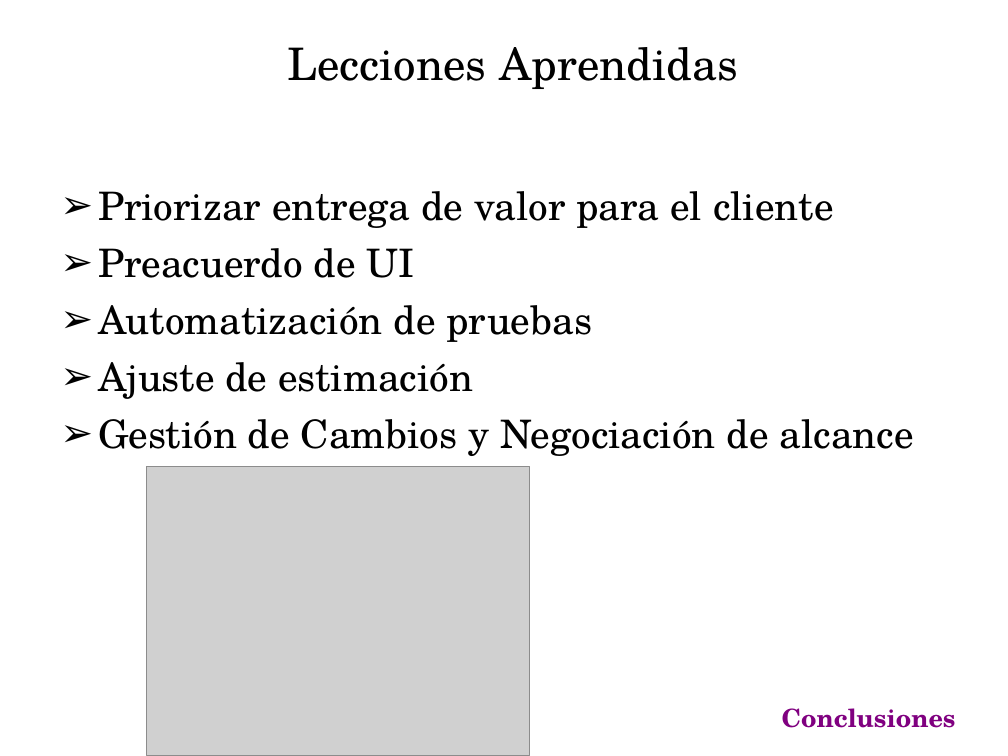
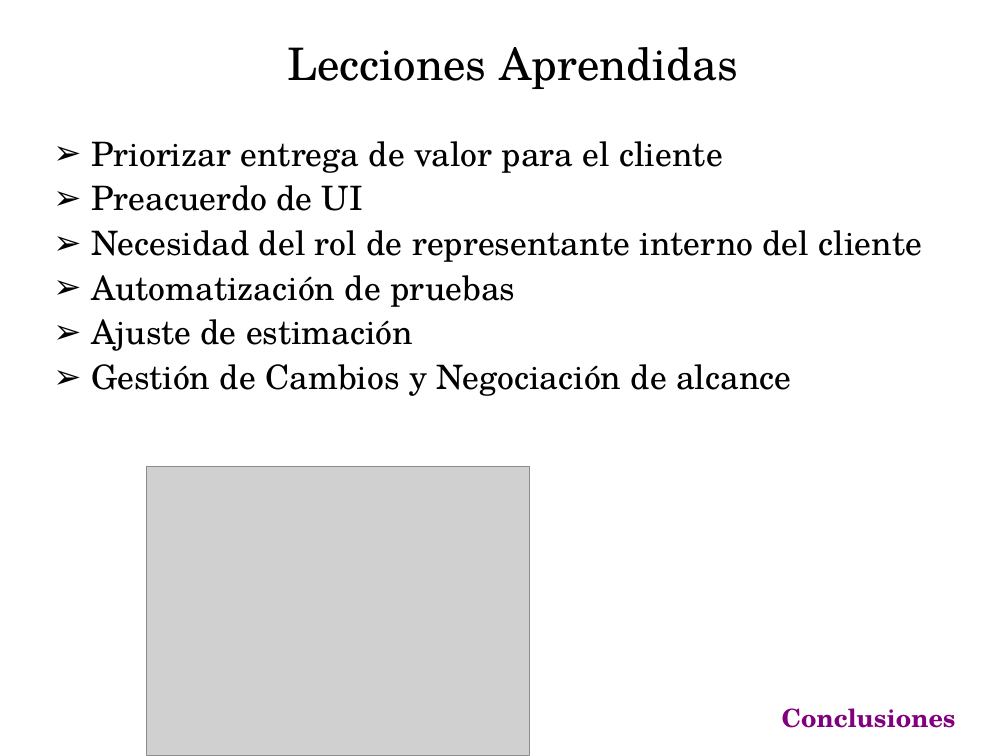
Before and after one commit to emmanuelfls371/softmart7547, a slide deck: slide 24 of docs/CarpetaEntrega/PresFinal.ppt. Drawn at 1008x756 pixels with LibreOffice and Linux fonts; fonts in the diff are those of the drawing; grey boxes stand for pictures; background and template pictures are left out. Boxes give left, top, right and bottom in pixels: in the first picture for what was removed or moved away, otherwise in the second. Text is boxed around its words. In the diff, an @@ line names an element or a change of style, - is before the commit and + after.

Commit message:
nuevo item en lecciones aprendidas

```diff
--- a/docs/CarpetaEntrega/PresFinal.ppt
+++ b/docs/CarpetaEntrega/PresFinal.ppt
@@ text "Priorizar entrega de valor para ...": place and size @@
-text "Priorizar entrega de valor para ..." at bbox=[98, 191, 914, 456]
+text "Priorizar entrega de valor para ..." at bbox=[91, 141, 922, 396]
@@ text at bbox=[91, 141, 791, 396]: size 28 to 24 pt in "Priorizar entrega de valor para el cliente", "Preacuerdo de UI", "Automatización de pruebas", "Ajuste de estimación" and 1 more places; line spacing 1 to 0.9; less space between paragraphs @@
@@ text at bbox=[91, 230, 922, 262]: paragraph added @@
+➢ Necesidad del rol de representante interno del cliente
```
